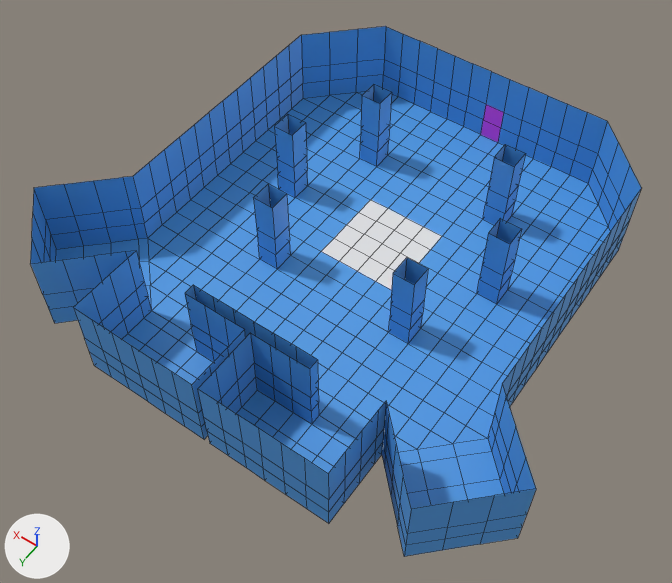
Two versions of the Blender file blender models/Catacombs/Kennels.blend, one commit apart.
Camera for both pictures: a camera (50 mm lens) standing at (-29.3, 66.2, 64.8) and looking at (-0.3, 25.7, 1.2). Every picture has the same lights, and +X, +Y and +Z are marked at lower left. The older version comes first. Mesh edges are drawn as thin lines.
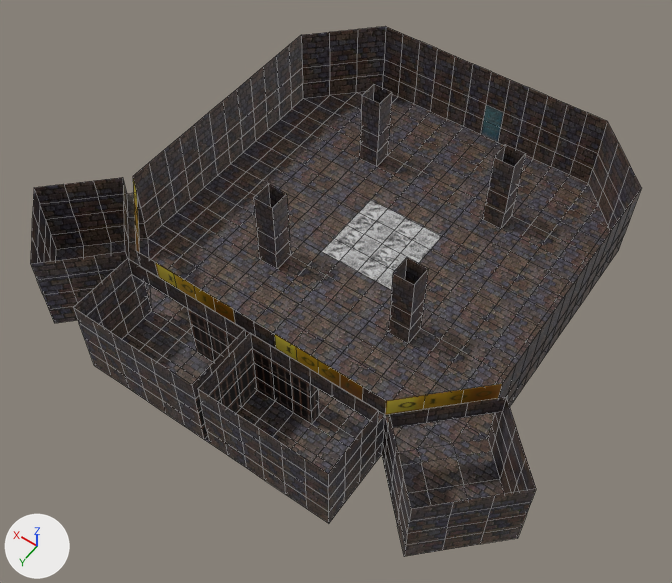
What changed in the scene script:
```text
Add img_bars_128_png:
    img_bars_128_png = load_image('bars_128.png', '../../textures/catacombs/bars_128.png', 128, 128, 'sRGB')
Add img_gula_codes_jpg:
    img_gula_codes_jpg = load_image('gula codes.jpg', '../../textures/catacombs/gula codes.jpg', 128, 128, 'sRGB')
Add img_gula_tablet_png:
    img_gula_tablet_png = load_image('gula tablet.png', '../../textures/catacombs/gula tablet.png', 128, 128, 'sRGB')
Add img_catacomb_inner_door_png:
    img_catacomb_inner_door_png = load_image('catacomb inner door.png', '../../textures/catacombs/catacomb inner door.png', 128, 128, 'sRGB')
Add img_cobblestones_png:
    img_cobblestones_png = load_image('cobblestones.png', '../../textures/catacombs/cobblestones.png', 128, 128, 'sRGB')
Change mat_cobbles:
    remove mat_cobbles.base_color = (0.0813, 0.343, 0.8)  # blue #519ee7
    add mat_cobbles.texture = img_cobblestones_png
Change mat_door:
    remove mat_door.base_color = (0.787, 0.0612, 0.8)  # pink #e546e7
    add mat_door.texture = img_catacomb_inner_door_png
Change mat_gula:
    remove mat_gula.base_color = (0.8, 0.8, 0.8)  # white #e7e7e7
    add mat_gula.texture = img_gula_tablet_png
Add mat_bars:
    mat_bars = principled_material('bars')
    mat_bars.texture = img_bars_128_png
Add mat_codes:
    mat_codes = principled_material('codes')
    mat_codes.texture = img_gula_codes_jpg
Change me_cube:
    used by ob_cube; location = (3.0, 3.0, 4.0); scale = (3.0, 3.0, 4.0)
    remove me_cube.from_pydata(...)  # 809 vertices, 756 faces; spans x -9.0..7.0, y -1.0..13.3, z -1.0..1.0
    add me_cube.from_pydata(...)  # 880 vertices, 834 faces; spans x -9.0..7.0, y -1.0..13.3, z -1.0..1.0
    me_cube part 1
    12 vertices are removed from x 2.3..3.0, y 4.3..5.0, z -0.5..1.0
    12 faces are deleted
    1 new face joins them, mat_cobbles (picture img_cobblestones_png)
    me_cube part 2
    12 vertices are removed from x -5.0..-4.3, y 4.3..5.0, z -0.5..1.0
    12 faces are deleted
    1 new face joins them, mat_cobbles (picture img_cobblestones_png)
    me_cube part 3
    62 faces are deleted
    16 vertices are added at x -6.6..4.5, y 9.7..10.6, z 0.5..1.0
    63 new vertices lie (0.0, 0.0, -0.5) away from vertices in x -9.0..7.0, y 9.0..13.3, z 1.0
    8 new vertices lie (-0.7, 0.0, 0.0) away from vertices in x -3.0..3.0, y 11.0..11.3, z 0.5..1.0
    8 new vertices lie (0.7, 0.0, 0.0) away from vertices in x -5.0..1.0, y 11.0..11.3, z 0.5..1.0
    118 new faces join them, mat_cobbles (picture img_cobblestones_png)
    14 new faces join them, mat_codes (picture img_gula_codes_jpg)
    20 new faces join them, mat_bars (picture img_bars_128_png)
    me_cube part 4: 670 kept faces spanning x -9.0..7.0, y -1.0..13.3, z -1.0..1.0 get new texture (UV) coordinates
    me_cube part 5: 40 faces spanning x -3.0..1.0, y 11.0..13.3, z -1.0..0.0 switch from mat_cobbles (blue #519ee7) to mat_bars (picture img_bars_128_png)
    other edits to the shape of me_cube do not show in these pictures
    add me_cube.materials.append(mat_codes)  # picture img_gula_codes_jpg
```

Pixel boxes [x1, y1, x2, y2] of what changed, in the pictures (672 x 583 px):
'Cube', surface changed, reshaped (blue to grey): [30, 26, 641, 556] in both
part 1 of me_cube, cut back: before [274, 115, 308, 198]; after [279, 177, 308, 198]
part 2 of me_cube, cut back: before [477, 218, 522, 304]; after [477, 280, 508, 304]
part 3 of me_cube, built on: before [30, 176, 536, 534]; after [30, 177, 536, 534]
part 4 of me_cube, surface changed (blue to grey): [43, 26, 641, 556] in both
part 5 of me_cube, recoloured (blue to black): [191, 324, 319, 439] in both
